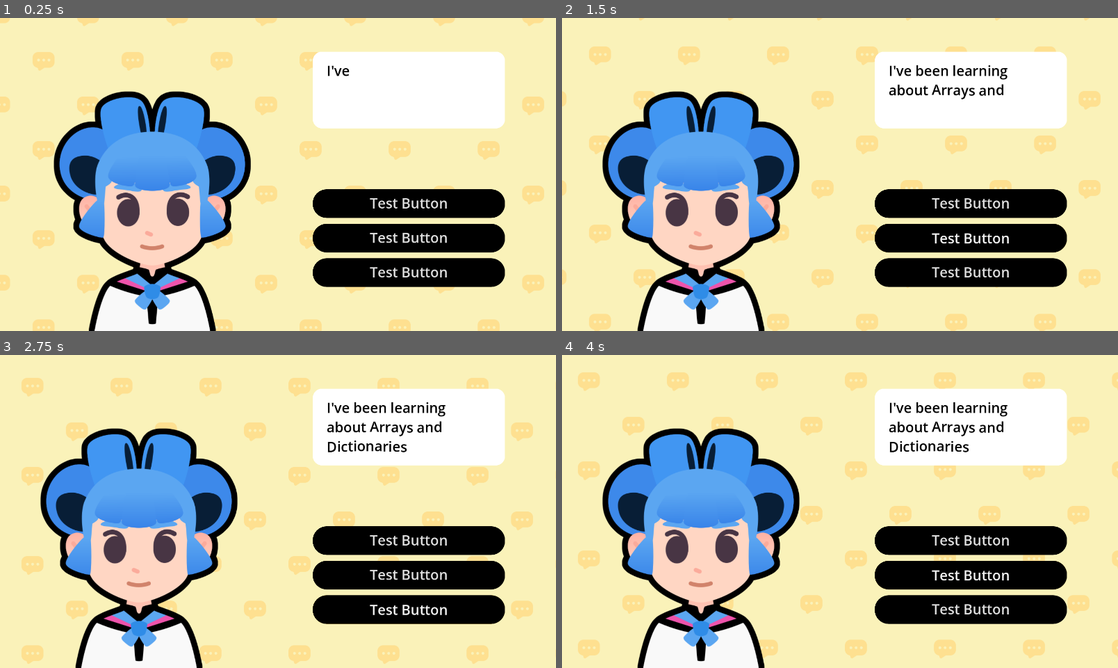
Above: before the commit, frames 1-4 (two rows, left to right).
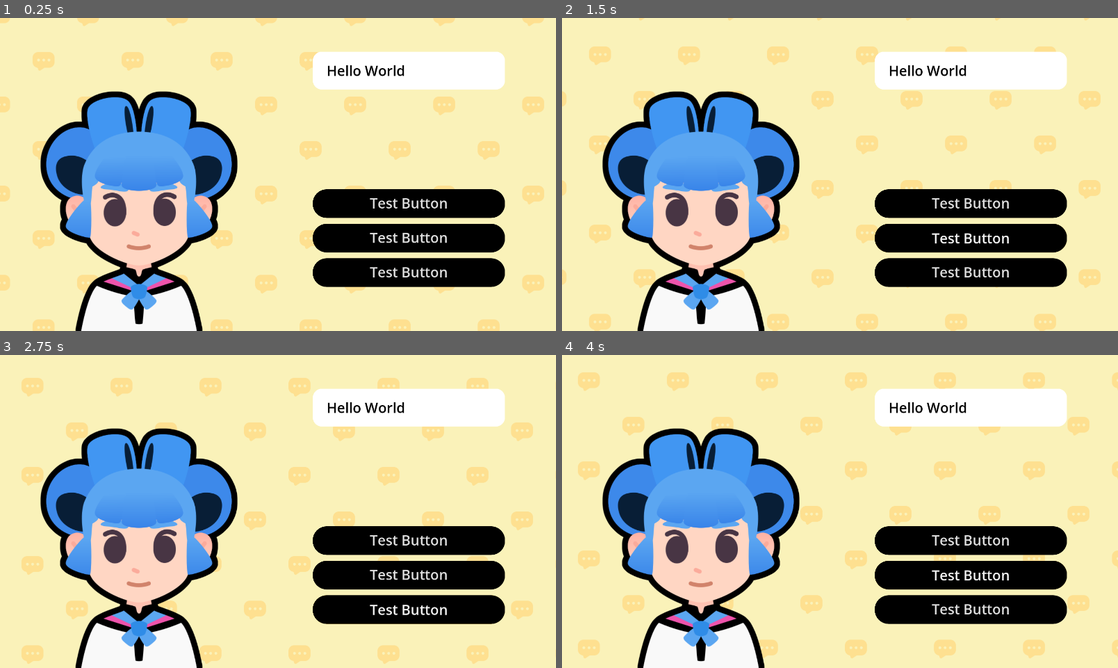
Above: after the commit, the same moments.

Repository: noisha3/M8-Start-a-Dialog
Game: Godot game, scene res://lessons/dialogue.tscn
The game is run twice, just before and just after one commit, with the same random seed, the same clock (stepped at 60 frames per second) and the same inputs. Sound files missing from this copy of the repository are replaced by a short silence.
Inputs:
- Up to frame 1 (0.25 s): no input
- Up to frame 2 (1.5 s): click "Test Button" at 0.5 s; click "Test Button" at 1.25 s
- Up to frame 3 (2.75 s): click "Test Button" at 2 s
- Up to frame 4 (4 s): click "Test Button" at 2.75 s; click "Test Button" at 3.5 s

The runs differ from the first frame. In frame 1, 16% of the frame differs, in the area x 7-91%, y 14-100%; in frame 2, 4.8%; in frame 3, 4.8%; in frame 4, 4.8%.
Error before the commit: Invalid assignment of property or key 'disabled' with value of type 'bool' on a base object of type 'null instance'. (res://lessons/dialogue.gd:110)
Error after the commit: Parse Error: Function "create_buttons()" not found in base self. (res://lessons/dialogue.gd:69)

Commit message:
M8L3 completed

Diff:
--- a/M08.start_a_dialog_workbook/lessons/dialogue.gd
+++ b/M08.start_a_dialog_workbook/lessons/dialogue.gd
@@ -52,12 +52,11 @@
 		"character": bodies["sophia"]
 	}
 ]
-var current_item_index := 0
+
 
 ## UI element that shows the texts
 @onready var rich_text_label: RichTextLabel = %RichTextLabel
-## UI element that progresses to the next text
-@onready var next_button: Button = %NextButton
+@onready var action_buttons_v_box_container: VBoxContainer = %ActionButtonsVBoxContainer
 ## Audio player that plays voice sounds while text is being written
 @onready var audio_stream_player: AudioStreamPlayer = %AudioStreamPlayer
 ## The character
@@ -67,12 +66,15 @@
 
 
 func _ready() -> void:
-	show_text()
-	next_button.pressed.connect(advance)
+	create_buttons({
+			"yes": 1,
+			"no": 2,
+	})
+	show_text(0)
 
 
 ## Draws the current text to the rich text element
-func show_text() -> void:
+func show_text(current_item_index: int) -> void:
 	# We retrieve the current item from the array
 	var current_item := dialogue_items[current_item_index]
 	# from the item, we extract the properties.
@@ -107,22 +109,10 @@
 	slide_in()
 
 	# Finally, we disable the next button until the text finishes displaying.
-	next_button.disabled = true
-	tween.finished.connect(func() -> void:
-		next_button.disabled = false
-	)
+
 
 
 ## Progresses to the next slide.
-func advance() -> void:
-	# We increment the slide amount by 1
-	current_item_index += 1
-	if current_item_index == dialogue_items.size():
-		# if we reached the last slide, quit
-		get_tree().quit()
-	else:
-		# otherwise, show the text
-		show_text()
 
 
 ## Animates the character when they start talking
--- a/M08.start_a_dialog_workbook/lessons/dialogue.tscn
+++ b/M08.start_a_dialog_workbook/lessons/dialogue.tscn
@@ -79,7 +79,7 @@
 size_flags_horizontal = 3
 size_flags_vertical = 2
 bbcode_enabled = true
-text = "Hello World"
+text = "Hello World "
 fit_content = true
 
 [node name="ActionButtonsVBoxContainer" type="VBoxContainer" parent="VBoxContainer"]
